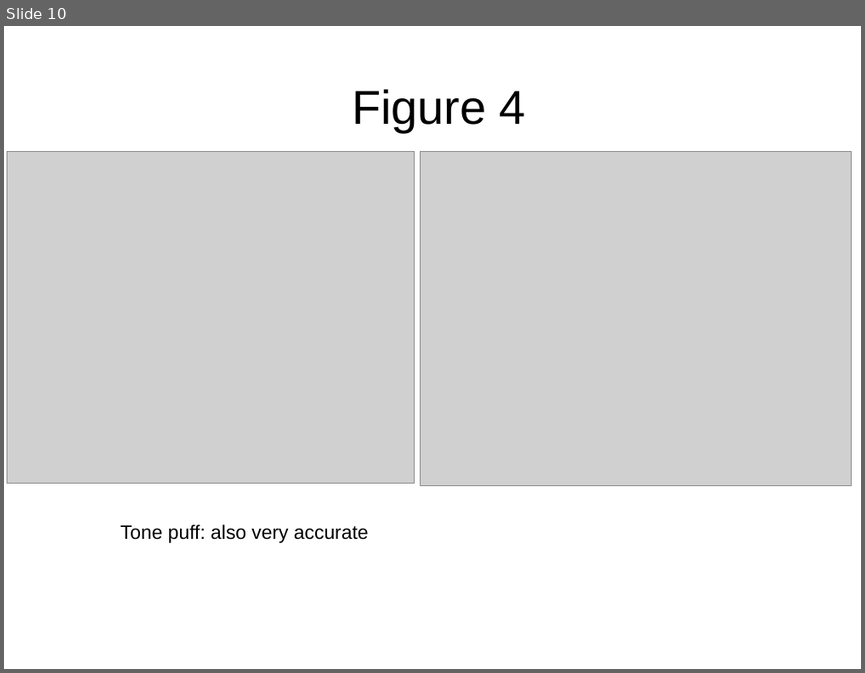
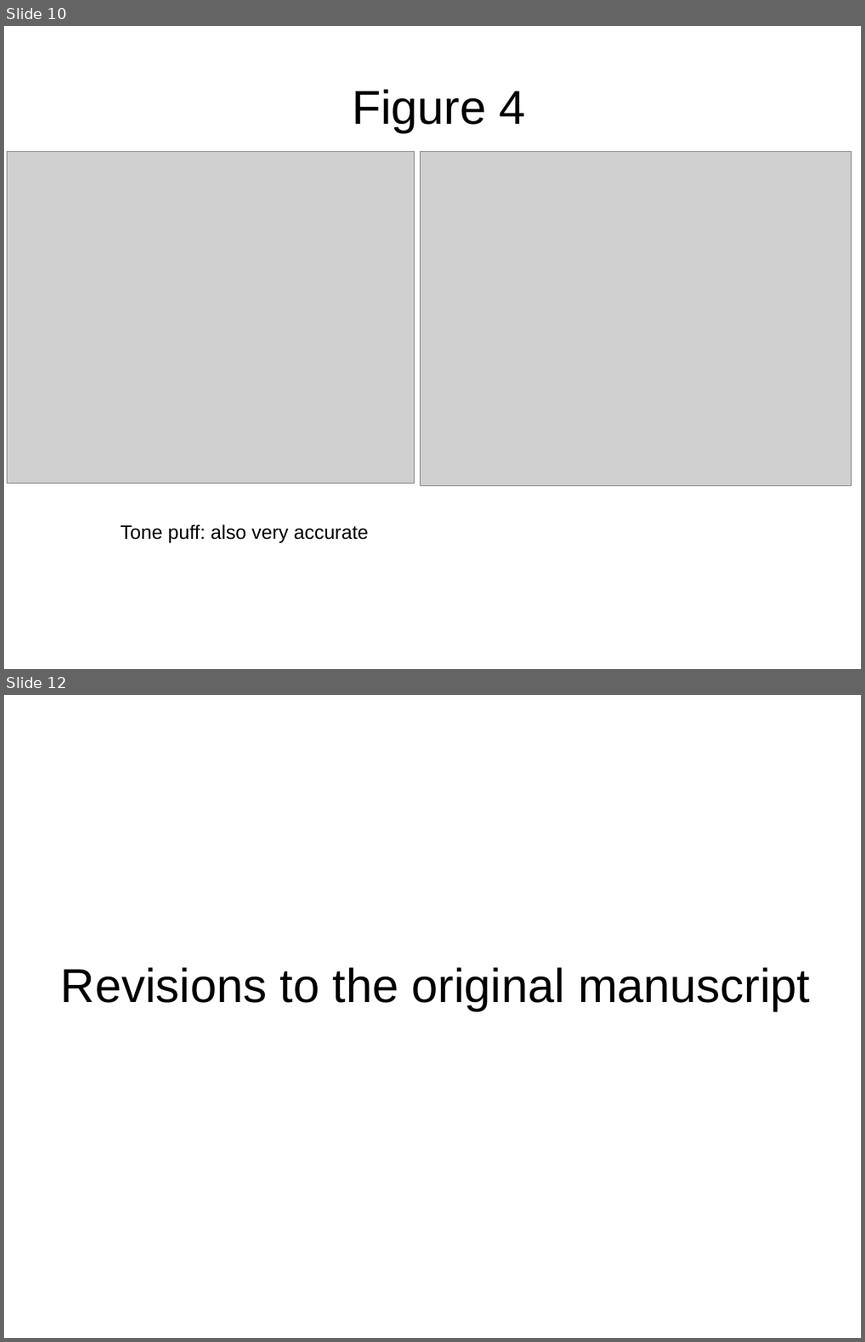
Before and after one commit to mfromano/micro-control, a slide deck: Schematics/figures_for_presentation_friday.odp. Shown one above the other, each under a label of ours: slide 10 before the commit, slides 10 and 12 after it; the slides between them are not shown. The pictures are 865x673 and 865x1342 pixels, drawn with LibreOffice and Linux fonts; fonts in the diff are those of the drawing; grey boxes stand for pictures. Boxes give left, top, right and bottom in pixels: in the first picture for what was removed or moved away, otherwise in the second. Text is boxed around its words. In the diff, an @@ line names an element or a change of style, - is before the commit and + after.

```diff
--- a/Schematics/figures_for_presentation_friday.odp
+++ b/Schematics/figures_for_presentation_friday.odp
@@ slide 12 added at [4, 695, 861, 1338], background #FFFFFF @@
@@ title added at [61, 967, 810, 1010], 44 pt, text #000000 @@
+Revisions to the original manuscript
```
Also in this commit, not shown: 3 slides changed, 4 other slides added, 6 slides removed, 10 other files.
